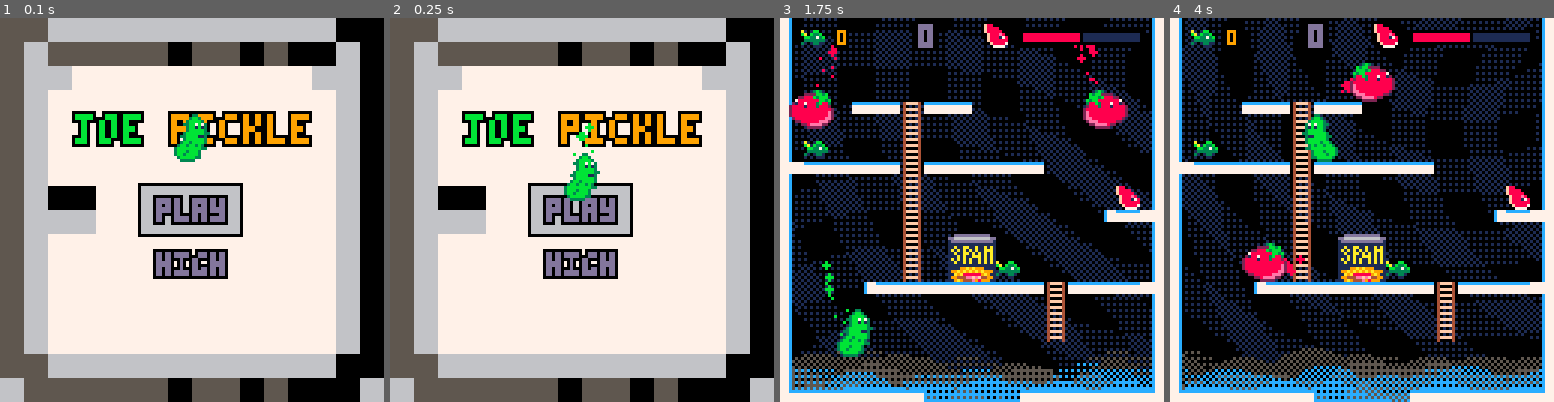
Above: before the commit, frames 1-4 (left to right).
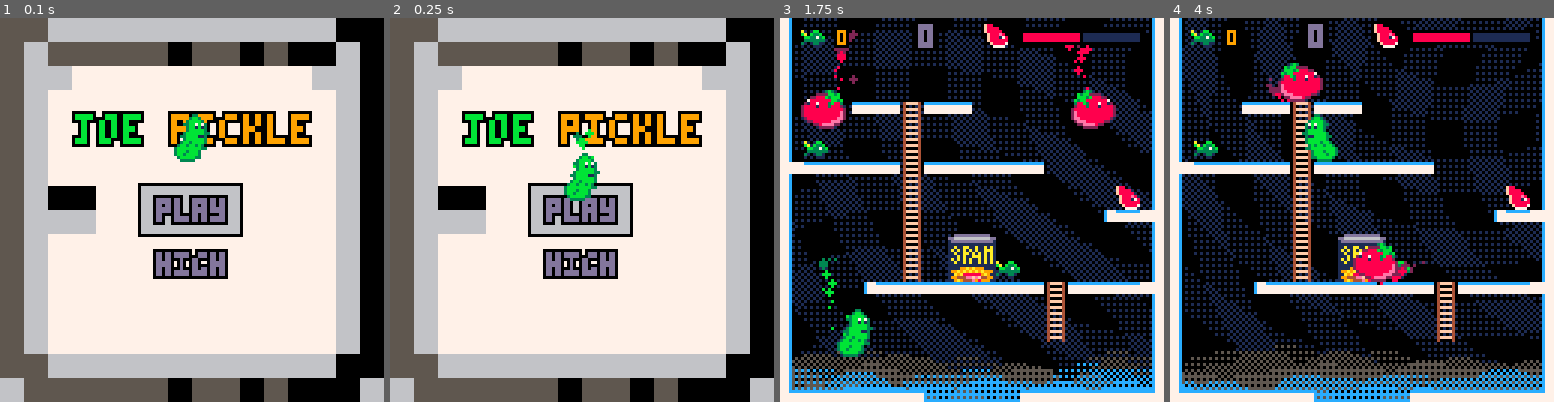
Above: after the commit, the same moments.

Repository: Niarkou/Open-jam-2018
Game: PICO-8 cartridge Openjam2018.p8
The game is run twice, just before and just after one commit, with the same random seed, the same clock (stepped at 60 frames per second) and the same inputs.
Inputs:
- Up to frame 1 (0.1 s): no input
- Up to frame 2 (0.25 s): no input
- Up to frame 3 (1.75 s): tap X (X key) at 0.33, 1.07 s; tap O (Z key) at 0.7, 1.7 s; hold Right from 1.6 s (still down)
- Up to frame 4 (4 s): tap X (X key) at 1.85, 2.97 s; release Right at 2.1 s; tap O (Z key) every 0.4 s from 2.1 to 3.7 s; hold Up 2.15-2.42 s; hold Right 2.47-3.03 s; hold Left 3.08-3.58 s; hold Down 3.63-3.97 s

Frame 1 is identical in both runs. In frame 2, 0.2% of the frame differs, in the area x 47-54%, y 27-40%; in frame 3, 2.5%; in frame 4, 6.2%, in the area x 3-97%, y 11-100%.

Commit message:
Particles are now a global array.

Diff:
--- a/Openjam2018.p8
+++ b/Openjam2018.p8
@@ -21,6 +21,7 @@
     hidefish = {}
     hidemeat = {}
     background = 0
+    particles = {}
     smoke = {}
     add_smoke(150)
     player = new_player(16, 80)
@@ -33,7 +34,7 @@
 function new_entity(x, y)
     return {
         x = x, y = y,
-        lives = 20,
+        lives = 10,
         hit = 0,
         climbspd = 0.5,
         dir = false,
@@ -41,7 +42,6 @@
         ladder = false,
         jumped = false,
         jump = 0, fall = 0,
-        particles = {},
         shots = {},
         cooldown = 0,
     }
@@ -57,7 +57,7 @@
 
 function new_tomato(x, y)
     local e = new_entity(x, y)
-    e.spd = 0.75
+    e.spd = 0.5
     e.spr = 30
     e.pcolors = { 2, 8 }
     e.plan = { time = 0 }
@@ -151,6 +151,7 @@
     cartdata("joe_pickle")
     music(7, 8000)
     state = "menu"
+    particles = {}
     player = new_player(64, 150)
     collectibles()
     menu = {
@@ -172,8 +173,10 @@
 function _update60()
     if state == "menu" then
         update_menu()
+        update_particles()
         update_player()
     elseif state == "play" then
+        update_particles()
         update_player()
         update_tomatoes()
         collect_fish()
@@ -182,6 +185,7 @@
         lives_handling()
     elseif state == "pause" then
         update_pause()
+        update_particles()
         update_player()
     end
 end
@@ -198,6 +202,7 @@
         draw_world()
         hidecollectible(hidefish)
         hidecollectible(hidemeat)
+        draw_particles()
         draw_tomatoes()
         draw_player()
         --draw_debug()
@@ -292,6 +297,17 @@
             e.y -= 128 + 16
         end
     end
+end
+
+function update_particles()
+    foreach (particles, function(p)
+        p.x += rnd(1) - 0.5
+        p.y -= rnd(0.5)
+        p.age -= 1
+        if p.age < 0 then
+            del(particles, p)
+        end
+    end)
 end
 
 function update_player()
@@ -416,20 +432,11 @@
     -- hit!
     e.hit -= 1
 
-    foreach (e.particles, function(p)
-        p.x += rnd(1) - 0.5
-        p.y -= rnd(0.5)
-        p.age -= 1
-        if p.age < 10 then
-            del(e.particles, p)
-        end
-    end)
-
     if old_x != e.x or old_y != e.y then
-        add(e.particles, { x = e.x + (rnd(6) - 3) - rnd(2) * (e.x - old_x),
-                           y = e.y + (rnd(4) - 2) - rnd(2) * (e.y - old_y),
-                           age = 20 + rnd(5), color = e.pcolors,
-                           r = { 0.5, 1, 0.5 } })
+        add(particles, { x = e.x + (rnd(6) - 3) - rnd(2) * (e.x - old_x),
+                         y = e.y + rnd(2) + 2 - rnd(2) * (e.y - old_y),
+                         age = 20 + rnd(5), color = e.pcolors,
+                         r = { 0.5, 1, 0.5 } })
     end
 
     foreach (e.shots, function(s)
@@ -449,10 +456,10 @@
                 s.exploded = true
             end
             if s.exploded then
-                add(e.particles, { x = s.x1 + (rnd(4) - 2),
-                                   y = s.y1 + (rnd(4) - 2),
-                                   age = 20 + rnd(5), color = { 10, 9, 8 },
-                                   r = { 0.5, 1, 0.5 } })
+                add(particles, { x = s.x1 + (rnd(4) - 2),
+                                 y = s.y1 + (rnd(4) - 2),
+                                 age = 20 + rnd(5), color = { 10, 9, 8 },
+                                 r = { 0.5, 1, 0.5 } })
                 sfx(14)
             end
             s.x1 += s.dx
@@ -649,6 +656,7 @@
             end
 
             camera(0, 14*8)
+            draw_particles()
             draw_player()
             camera()
         end
@@ -660,6 +668,7 @@
         spr(25, 54, 58)
 
         camera(0, 14*8)
+        draw_particles()
         draw_player()
         camera()
     end
@@ -685,12 +694,6 @@
 end
 
 function draw_entity(e)
-    -- trail particles
-    foreach (e.particles, function(p)
-        local t = p.age / 20
-        circfill(p.x, p.y, p.r[1 + flr(t * #p.r)], p.color[1 + flr(t * #p.color)])
-    end)
-    -- actual sprite
     if e.hit > 0 then for i = 1,15 do pal(i, 6 + rnd(2)) end end
     spr(e.spr, e.x - 8, e.y - 12, 2, 2, e.dir)
     pal()
@@ -701,6 +704,13 @@
         line(s.x0, s.y0, s.x1, s.y1, s.color)
     end)
     draw_entity(player)
+end
+
+function draw_particles()
+    foreach (particles, function(p)
+        local t = p.age / 20
+        circfill(p.x, p.y, p.r[1 + flr(t * #p.r)], p.color[1 + flr(t * #p.color)])
+    end)
 end
 
 function draw_tomatoes()
